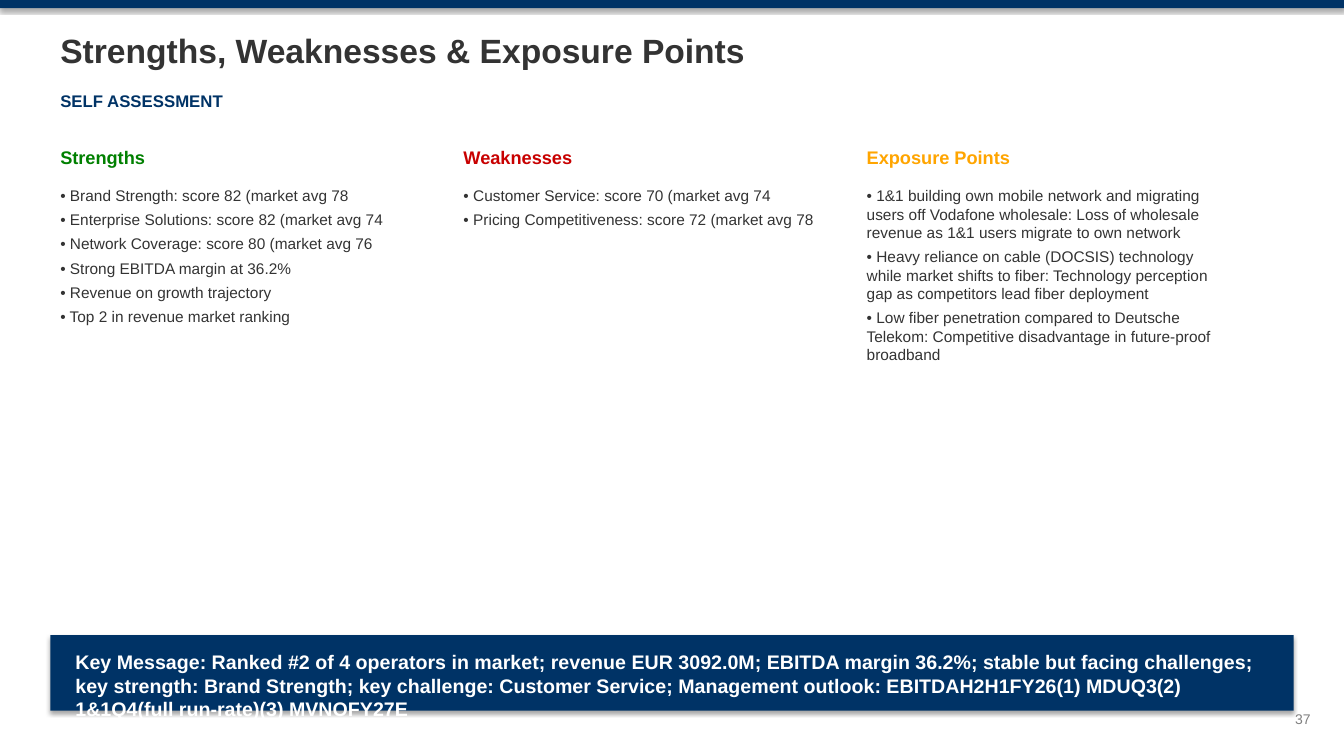
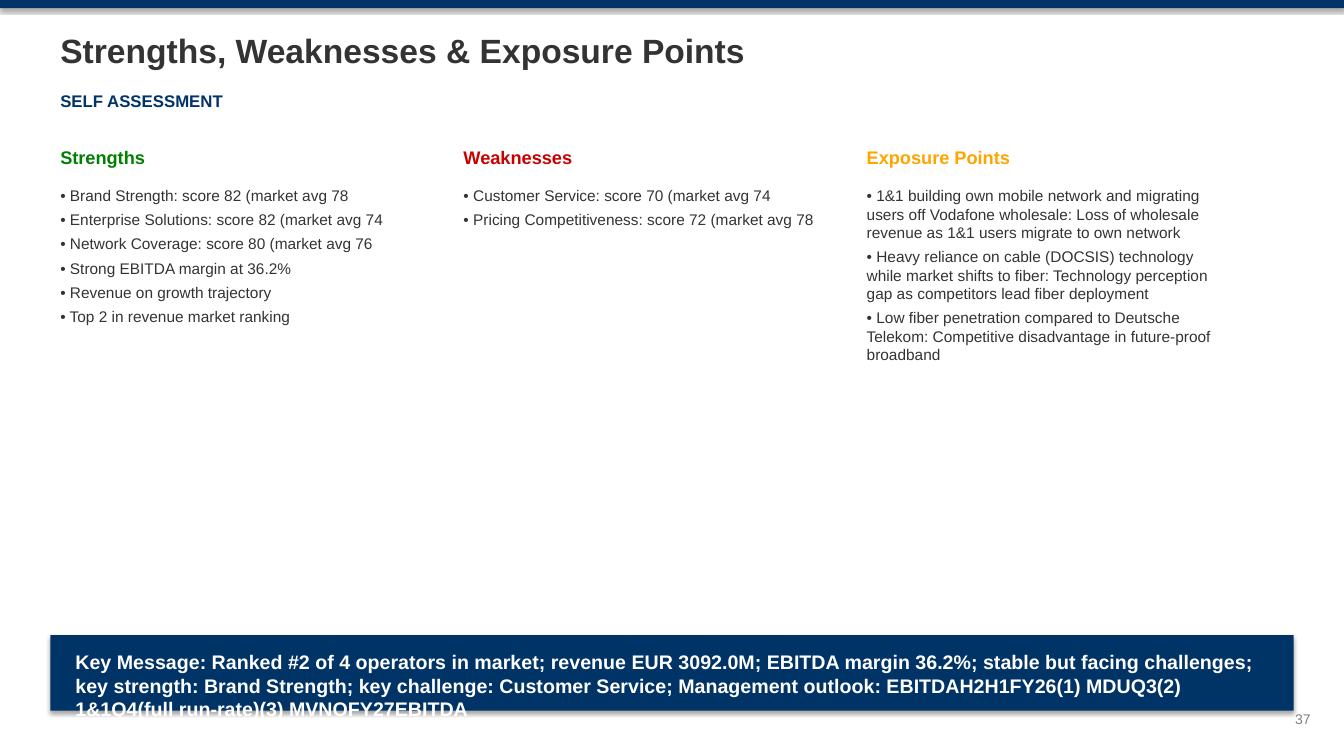
Before and after one commit to mypinseeker/BLM-Financial-Report-Analysis, a slide deck: slide 37 of reports/germany/vodafone_germany/CQ4_2025/blm_vodafone_germany_analysis_cq4_2025.pptx. Drawn at 1344x756 pixels with LibreOffice and Linux fonts; fonts in the diff are those of the drawing. Boxes give left, top, right and bottom in pixels: in the first picture for what was removed or moved away, otherwise in the second. Text is boxed around its words. In the diff, an @@ line names an element or a change of style, - is before the commit and + after.

```diff
--- a/reports/germany/vodafone_germany/CQ4_2025/blm_vodafone_germany_analysis_cq4_2025.pptx
+++ b/reports/germany/vodafone_germany/CQ4_2025/blm_vodafone_germany_analysis_cq4_2025.pptx
@@ text at [75, 654, 1252, 713]: text changed @@
-Key Message: Ranked #2 of 4 operators in market; revenue EUR 3092.0M; EBITDA margin 36.2%; stable but facing challenges; key strength: Brand Strength; key challenge: Customer Service; Management outlook: EBITDAH2H1FY26(1) MDUQ3(2) 1&1Q4(full run-rate)(3) MVNOFY27E
+Key Message: Ranked #2 of 4 operators in market; revenue EUR 3092.0M; EBITDA margin 36.2%; stable but facing challenges; key strength: Brand Strength; key challenge: Customer Service; Management outlook: EBITDAH2H1FY26(1) MDUQ3(2) 1&1Q4(full run-rate)(3) MVNOFY27EBITDA
```
Also in this commit, not shown: 9 other slides changed, 13 other files.
